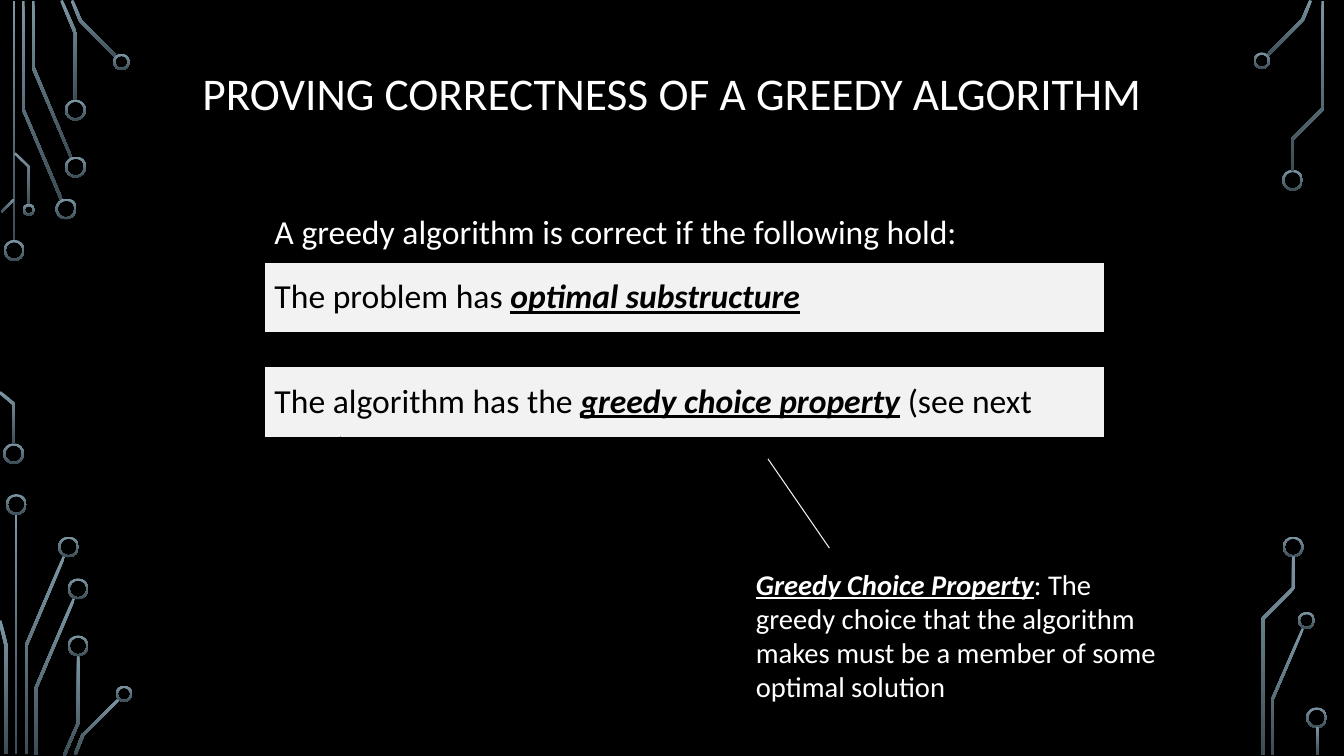
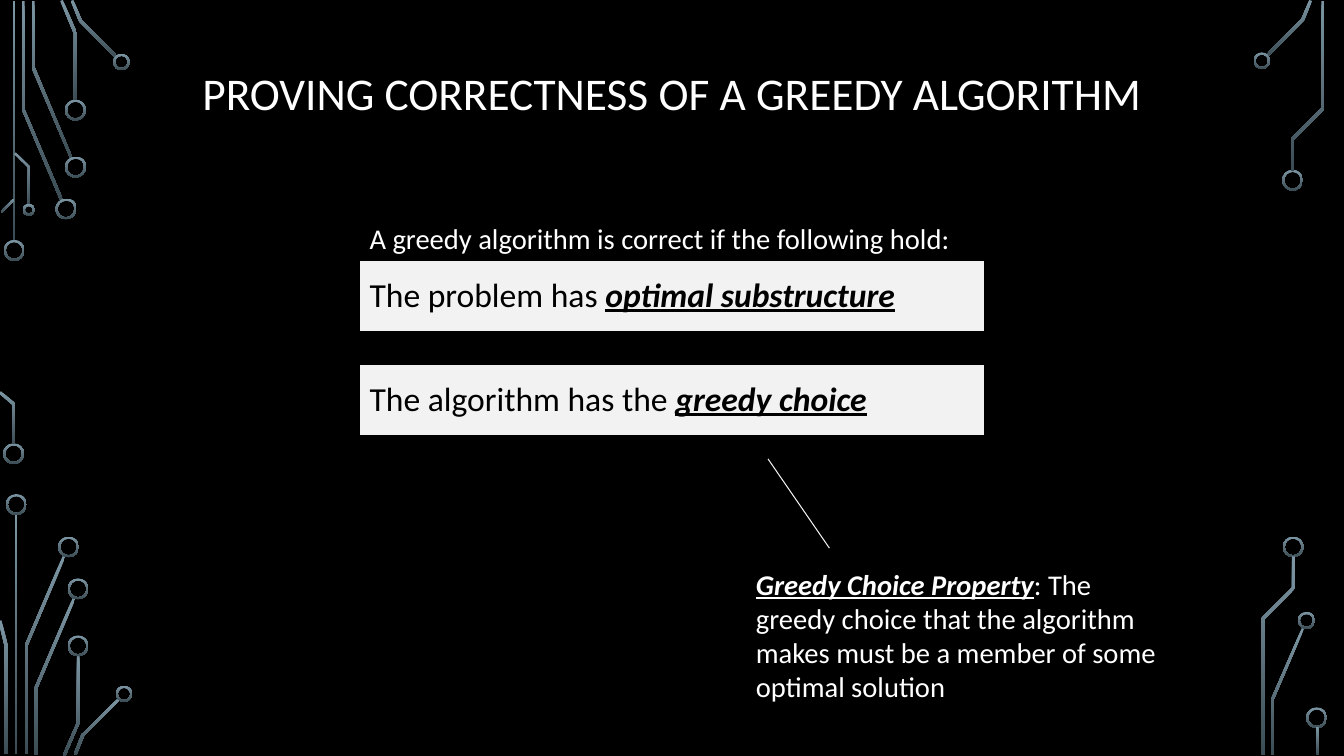
Before and after one commit to markfloryan/dsa2, a slide deck: slide 21 of slides/04-1-GreedyIntroChange.pptx. Drawn at 1344x756 pixels with LibreOffice and Linux fonts; fonts in the diff are those of the drawing; background and template pictures are left out. Boxes give left, top, right and bottom in pixels: in the first picture for what was removed or moved away, otherwise in the second. Text is boxed around its words. In the diff, an @@ line names an element or a change of style, - is before the commit and + after.

```diff
--- a/slides/04-1-GreedyIntroChange.pptx
+++ b/slides/04-1-GreedyIntroChange.pptx
@@ text "A greedy algorithm is correct ...": place and size @@
-text "A greedy algorithm is correct ..." at <box>274,220,957,250</box>
+text "A greedy algorithm is correct ..." at <box>370,229,949,254</box>
@@ text "A greedy algorithm is correct ..." at <box>370,229,949,254</box>: size 24 to 20.4 pt; line spacing 1.2 to 1.1 @@
@@ rectangle "The problem has optimal substructure": place and size @@
-rectangle "The problem has optimal substructure" at <box>264,262,1104,333</box>
+rectangle "The problem has optimal substructure" at <box>360,261,985,332</box>
@@ rectangle "The algorithm has the greedy ...": place and size @@
-rectangle "The algorithm has the greedy ..." at <box>264,367,1104,438</box>
+rectangle "The algorithm has the greedy ..." at <box>360,365,985,436</box>
@@ text in rectangle at <box>370,387,867,435</box>: text changed; bold on; italic on @@
-The algorithm has the greedy choice property (see next slide)
+The algorithm has the greedy choice property
```
Also in this commit, not shown: 3 other slides changed, 11 slides added, 6 slides removed, 13 other files.
